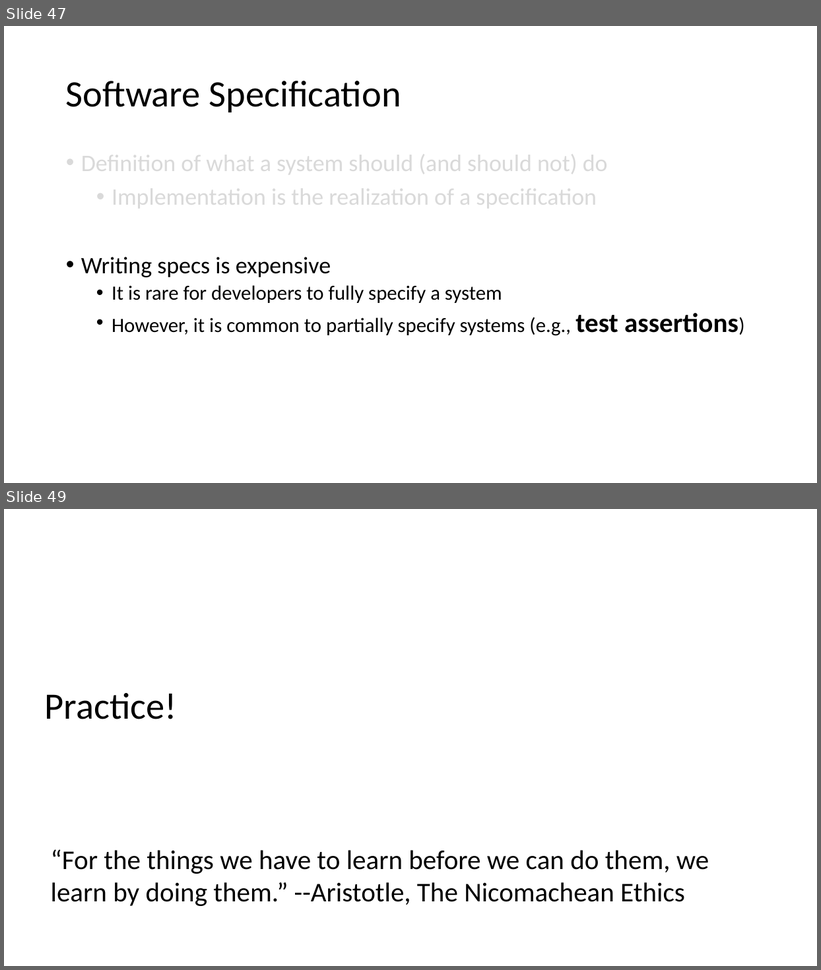
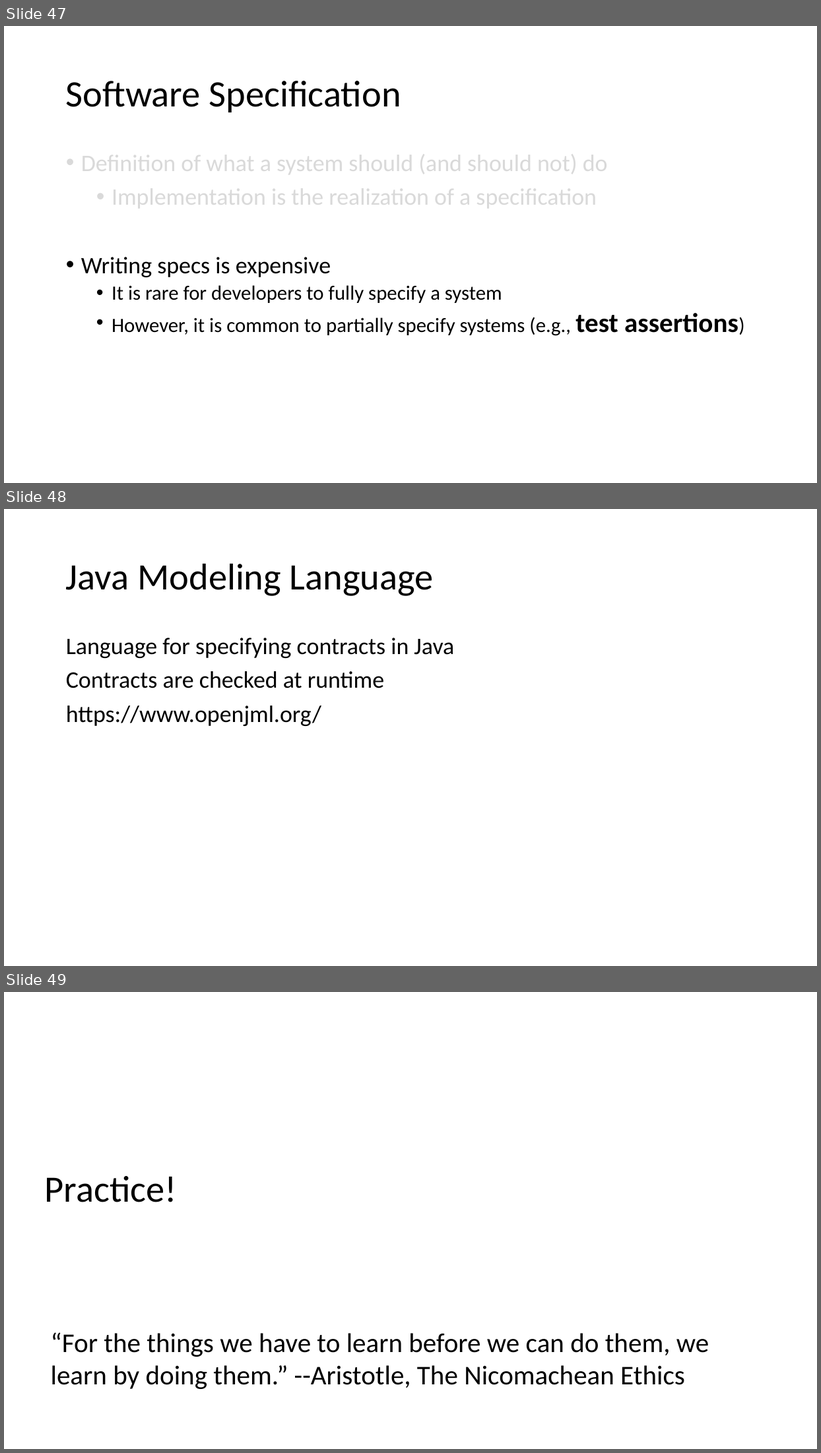
Before and after one commit to STAR-RG/testing-cin, a slide deck: testing-minicourse.pptx. Shown one above the other, each under a label of ours: slides 47 and 49 before the commit, slides 47, 48 and 49 after it; the slides between them are not shown. The pictures are 821x970 and 821x1453 pixels, drawn with LibreOffice and Linux fonts; fonts in the diff are those of the drawing. Boxes give left, top, right and bottom in pixels: in the first picture for what was removed or moved away, otherwise in the second. Text is boxed around its words. In the diff, an @@ line names an element or a change of style, - is before the commit and + after.

```diff
--- a/testing-minicourse.pptx
+++ b/testing-minicourse.pptx
@@ slide 48 added at box(4, 509, 817, 966), background #FFFFFF @@
@@ text added at box(66, 563, 434, 596), 44 pt, text #000000 @@
+Java Modeling Language
@@ text added at box(66, 638, 454, 726), 28 pt, text #000000 @@
+Language for specifying contracts in Java
+Contracts are checked at runtime
+https://www.openjml.org/
```
Also in this commit, not shown: 1 slide changed, 1 other file.
